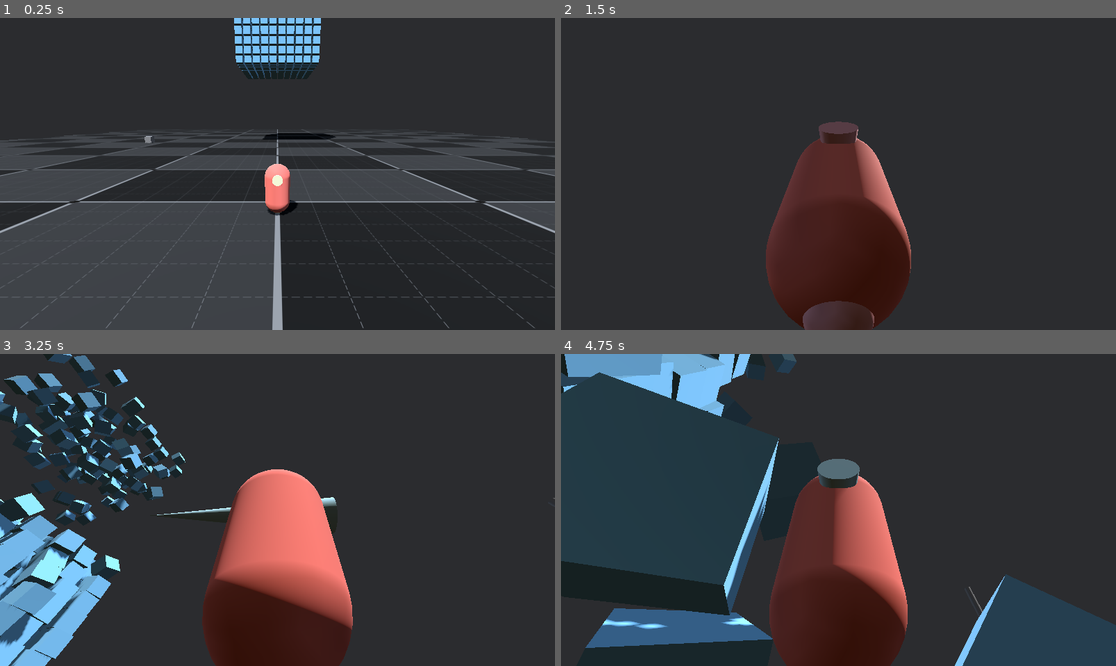
Above: before the commit, frames 1-4 (two rows, left to right).
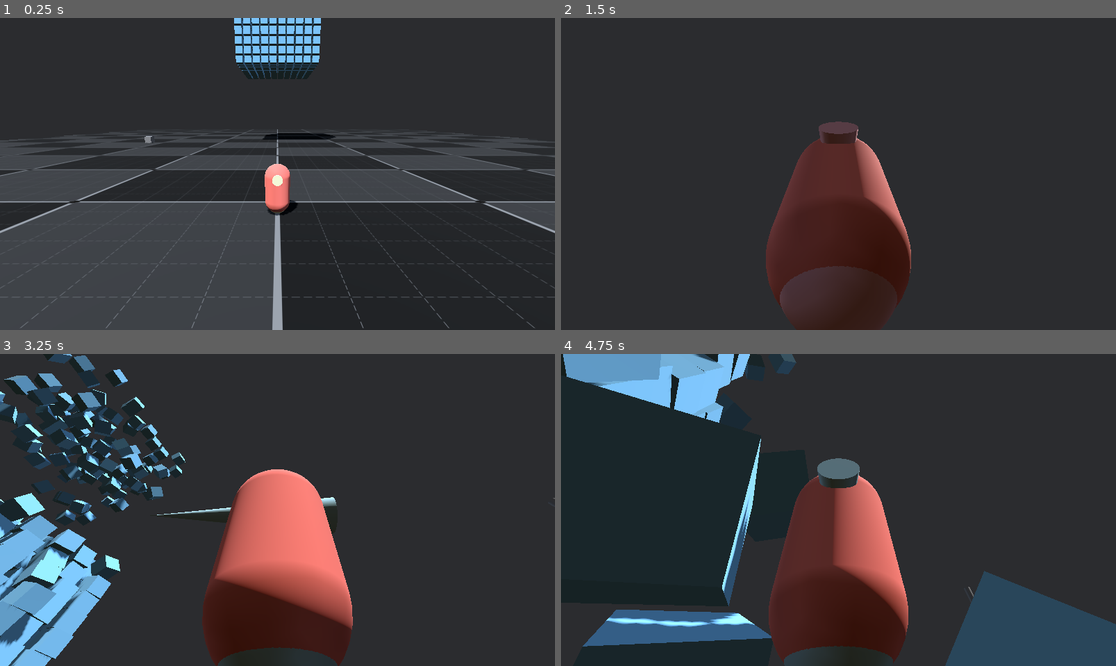
Above: after the commit, the same moments.

Repository: erikringwalters/jolt-test
Game: Godot game, scene res://main.tscn
Same seed, same stepped clock (60 frames per second), same inputs: the game is played once before the commit and once after it.
Inputs (mouse positions are in pixels of both pictures, inside the frame that each line leads up to):
- Up to frame 1 (0.25 s): no input
- Up to frame 2 (1.5 s): move the mouse to (810, 236) at 0.52 s; press the mouse at (810, 236) at 0.53 s; hold W (move_up) from 0.53 s (still down); tap Space (jump) at 0.77 s; move the mouse to (877, 177) at 1.27 s; release the mouse at (877, 177) at 1.28 s; click (877, 177) at 1.35 s
- Up to frame 3 (3.25 s): tap Space (jump) at 1.52, 3.02 s; move the mouse to (233, 506) at 2.02 s; press the mouse at (233, 506) at 2.03 s; tap Enter at 2.75 s; move the mouse to (283, 510) at 2.77 s; release W (move_up) at 2.78 s; release the mouse at (283, 510) at 2.78 s; hold A (move_left) from 2.78 s (still down); click (283, 510) at 2.85 s
- Up to frame 4 (4.75 s): move the mouse to (816, 503) at 3.52 s; release A (move_left) at 3.53 s; press the mouse at (816, 503) at 3.53 s; hold W (move_up) from 3.53 s (still down); tap Space (jump) at 3.77, 4.52 s; move the mouse to (866, 510) at 4.27 s; release the mouse at (866, 510) at 4.28 s; click (866, 510) at 4.35 s

The runs differ from the first frame. In frame 1, less than 0.1% of the frame differs, in the area x 48-52%, y 61-63%; in frame 2, 1.5%; in frame 3, 0.6%; in frame 4, 19%, in the area x 0-100%, y 0-100%.

Commit message:
sliding + colors

Diff:
--- a/scenes/player_rb.tscn
+++ b/scenes/player_rb.tscn
@@ -17,12 +17,12 @@
 bottom_radius = 0.2
 
 [sub_resource type="SphereShape3D" id="SphereShape3D_kl7y2"]
-radius = 0.2
+radius = 0.4
 
 [sub_resource type="SphereMesh" id="SphereMesh_rj34p"]
 material = ExtResource("3_35slv")
-radius = 0.2
-height = 0.4
+radius = 0.4
+height = 0.8
 
 [sub_resource type="SphereShape3D" id="SphereShape3D_rj34p"]
 
@@ -30,7 +30,7 @@
 axis_lock_angular_x = true
 axis_lock_angular_y = true
 axis_lock_angular_z = true
-mass = 50.0
+mass = 20.0
 physics_material_override = ExtResource("1_35slv")
 script = ExtResource("1_kl7y2")
 
@@ -56,7 +56,7 @@
 collision_mask = 4
 
 [node name="GroundCollision" type="CollisionShape3D" parent="GroundDetector"]
-transform = Transform3D(1, 0, 0, 0, 1, 0, 0, 0, 1, 0, 0.15, 0)
+transform = Transform3D(1, 0, 0, 0, 1, 0, 0, 0, 1, 0, 0.4, 0)
 shape = SubResource("SphereShape3D_kl7y2")
 
 [node name="GroundDetectorMesh" type="MeshInstance3D" parent="GroundDetector/GroundCollision"]
--- a/scripts/player_rb.gd
+++ b/scripts/player_rb.gd
@@ -14,7 +14,7 @@
 var _camera_input_direction := Vector2.ZERO
 var _last_movement_direction := Vector3.BACK
 
-enum States {IDLE, RUNNING, JUMPING, FALLING, GLIDING}
+enum States {IDLE, RUNNING, SLIDING, JUMPING, FALLING}
 var state: States = States.IDLE
 var _idle_color:Color
 
@@ -26,8 +26,7 @@
 @onready var _jump_timer:Timer = %JumpTimer
 
 func _ready() -> void:
-	_idle_color = _ground_detector_mesh.mesh.material.albedo_color
-	print(_idle_color)
+	pass
 
 func _input(event: InputEvent) -> void:
 	if event.is_action_pressed("left_click"):
@@ -45,20 +44,6 @@
 	else: pass
 
 func _physics_process(delta: float) -> void:
-	if _is_grounded():
-		if linear_velocity.x == 0.0 or linear_velocity.z == 0.0:
-			state = States.IDLE
-		else:
-			state = States.RUNNING
-	else:
-		if linear_velocity.y > 0.0:
-			state = States.JUMPING
-		else:
-			state = States.FALLING
-
-	_change_indicator_color()
-
-	print(linear_velocity.y)
 	# Camera Movement
 	_camera_pivot.rotation.x -= _camera_input_direction.y * get_physics_process_delta_time()
 	_camera_pivot.rotation.x = clamp(_camera_pivot.rotation.x, -PI / 3.0, PI / 3.0)
@@ -79,9 +64,8 @@
 	var move_direction := forward * raw_input.y + right * raw_input.x
 	move_direction.y = 0.0
 	move_direction = move_direction.normalized()
-
 	_set_state(move_direction)
-
+	_change_state_indicator_color()
 	var vel = linear_velocity.move_toward(move_direction * move_speed, acceleration * delta)
 
 	linear_velocity.x = clamp(vel.x, -move_speed, move_speed)
@@ -96,8 +80,6 @@
 		_is_grounded()
 		&& _jump_timer.is_stopped()
 	)
-	# TODO: Airborne
-
 
 	if Input.is_action_just_pressed("jump") && _is_ready_to_jump:
 		linear_velocity.y = jump_speed
@@ -107,16 +89,34 @@
 	return !_ground_detector.get_overlapping_bodies().is_empty()
 
 func _set_state(move_direction:Vector3) -> void:
-	if _is_grounded() && move_direction != Vector3.ZERO:
-		state = States.IDLE
+	print(move_direction)
+	var movement_threshold = 0.1
+	if _is_grounded():
+		if is_horizontal_near_zero(move_direction, movement_threshold):
+			if is_horizontal_near_zero(linear_velocity, movement_threshold):
+				state = States.IDLE
+			else:
+				state = States.SLIDING
+		else:
+			state = States.RUNNING
+	else:
+		if linear_velocity.y > 0.0:
+			state = States.JUMPING
+		else:
+			state = States.FALLING
 
-
-func _change_indicator_color() -> void:
+func _change_state_indicator_color() -> void:
 	var color:Color = _idle_color
 	match state:
 		States.IDLE: color = Color.LIGHT_GOLDENROD
 		States.RUNNING: color = Color.LIGHT_GREEN
+		States.SLIDING: color = Color.LAVENDER
 		States.JUMPING: color = Color.LIGHT_BLUE
 		States.FALLING: color = Color.LIGHT_PINK
-		States.GLIDING: color = Color.LAVENDER
 	_ground_detector_mesh.mesh.material.albedo_color = color
+
+func is_near_zero(value:float, threshold:float) -> bool:
+	return value > -threshold && value < threshold
+
+func is_horizontal_near_zero(value:Vector3, threshold:float):
+	return is_near_zero(value.x, threshold) and is_near_zero(value.z, threshold)
